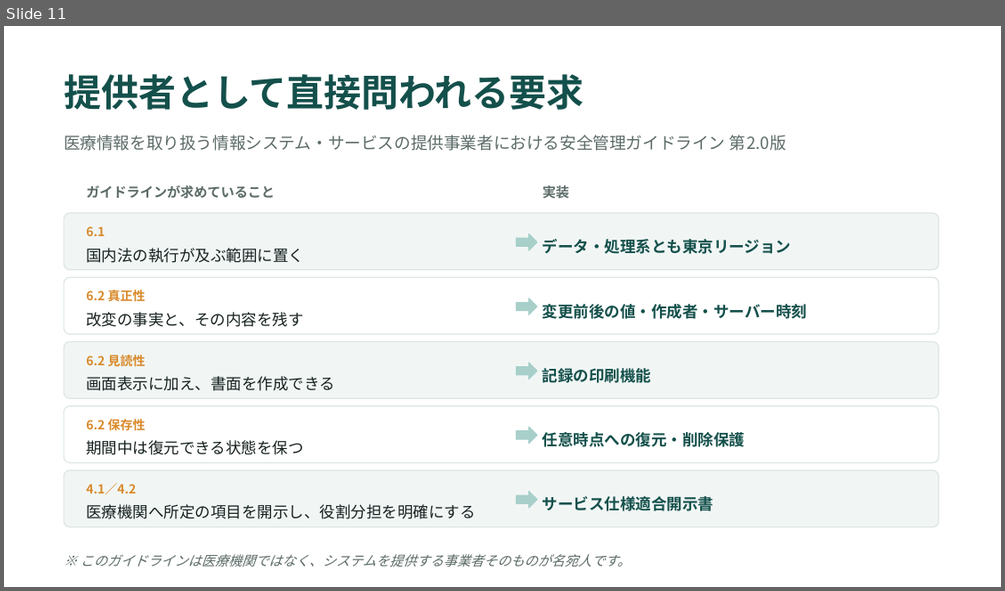
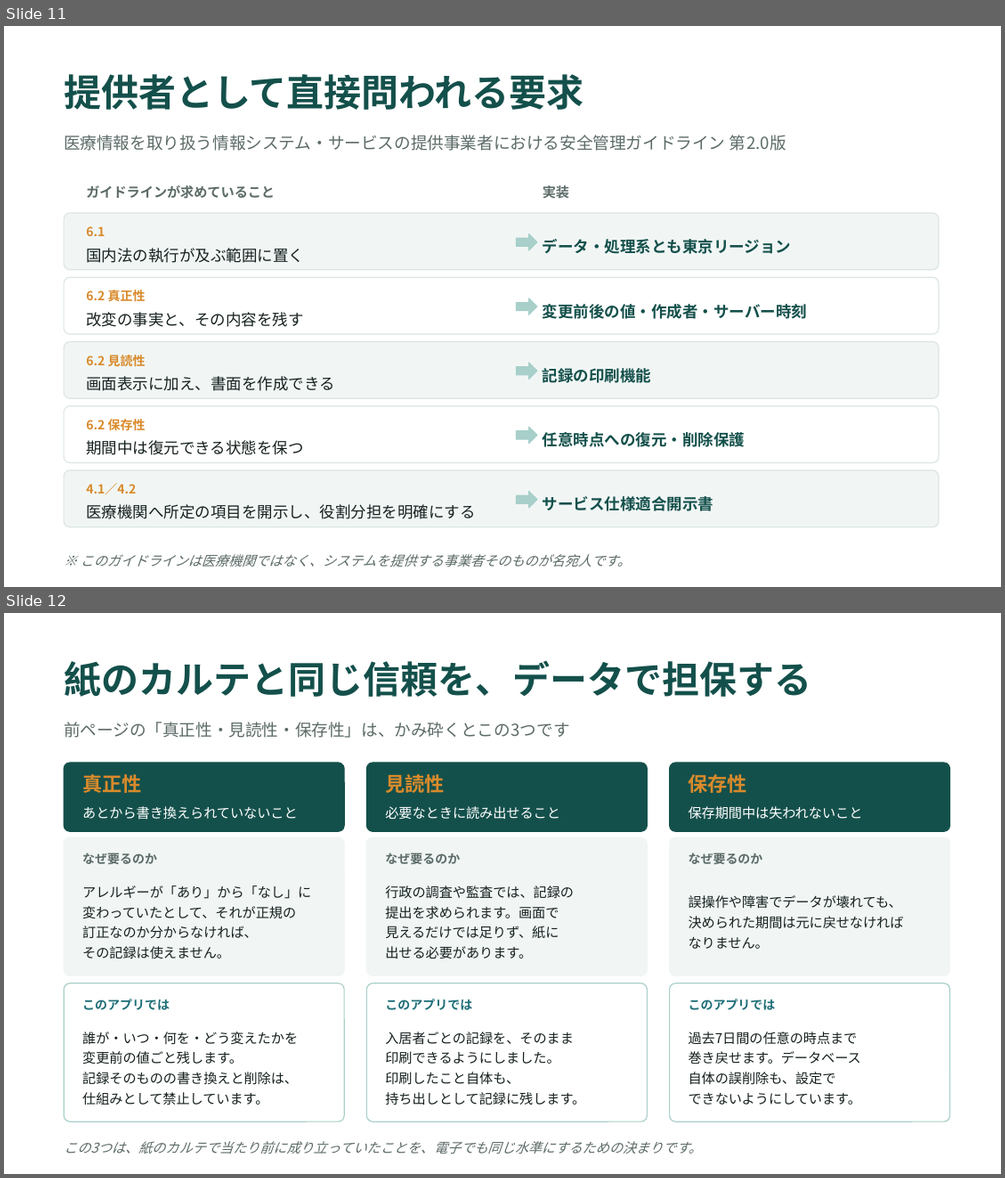
Before and after one commit to taisako082600-spec/pharmacare, a slide deck: PharmaCare_紹介資料.pptx. Shown one above the other, each under a label of ours: slide 11 before the commit, slides 11 and 12 after it. The pictures are 1005x591 and 1005x1178 pixels, drawn with LibreOffice and Linux fonts; fonts in the diff are those of the drawing. Boxes give left, top, right and bottom in pixels: in the first picture for what was removed or moved away, otherwise in the second. Text is boxed around its words. In the diff, an @@ line names an element or a change of style, - is before the commit and + after.

```diff
--- a/PharmaCare_紹介資料.pptx
+++ b/PharmaCare_紹介資料.pptx
@@ slide 12 added at (4, 613, 1001, 1174), background #FFFFFF @@
@@ text added at (64, 660, 811, 697), 36 pt, text #14504B, bold @@
+紙のカルテと同じ信頼を、データで担保する
@@ text added at (64, 722, 570, 738), 16 pt, text #5C6B68 @@
+前ページの「真正性・見読性・保存性」は、かみ砕くとこの3つです
@@ rounded rectangle added at (64, 763, 344, 831), fill #14504B, outline #14504B 1 pt @@
@@ rounded rectangle added at (367, 763, 647, 831), fill #14504B, outline #14504B 1 pt @@
@@ rounded rectangle added at (670, 763, 950, 831), fill #14504B, outline #14504B 1 pt @@
@@ text added at (82, 774, 141, 793), 19 pt, text #D98A2B, bold @@
+真正性
@@ text added at (385, 774, 444, 793), 19 pt, text #D98A2B, bold @@
+見読性
@@ text added at (688, 774, 747, 793), 19 pt, text #D98A2B, bold @@
+保存性
@@ text added at (82, 806, 298, 819), 13 pt, text #FFFFFF @@
+あとから書き換えられていないこと
@@ text added at (385, 806, 560, 819), 13 pt, text #FFFFFF @@
+必要なときに読み出せること
@@ text added at (688, 806, 863, 819), 13 pt, text #FFFFFF @@
+保存期間中は失われないこと
@@ rounded rectangle added at (64, 837, 344, 976), fill #F1F6F5, outline #F1F6F5 1 pt @@
@@ text added at (82, 852, 157, 864), 12 pt, text #5C6B68, bold @@
+なぜ要るのか
@@ rounded rectangle added at (367, 837, 647, 976), fill #F1F6F5, outline #F1F6F5 1 pt @@
@@ text added at (385, 852, 460, 864), 12 pt, text #5C6B68, bold @@
+なぜ要るのか
@@ rounded rectangle added at (670, 837, 950, 976), fill #F1F6F5, outline #F1F6F5 1 pt @@
@@ text added at (688, 852, 763, 864), 12 pt, text #5C6B68, bold @@
+なぜ要るのか
@@ text added at (82, 885, 311, 958), 13 pt, text #16211F @@
+アレルギーが「あり」から「なし」に
+変わっていたとして、それが正規の
+訂正なのか分からなければ、
+その記録は使えません。
@@ text added at (385, 885, 574, 958), 13 pt, text #16211F @@
+行政の調査や監査では、記録の
+提出を求められます。画面で
+見えるだけでは足りず、紙に
+出せる必要があります。
@@ text added at (688, 895, 904, 949), 13 pt, text #16211F @@
+誤操作や障害でデータが壊れても、
+決められた期間は元に戻せなければ
+なりません。
@@ rounded rectangle added at (64, 983, 344, 1121), fill #FFFFFF, outline #A8CFC9 1 pt @@
@@ rounded rectangle added at (367, 983, 647, 1121), fill #FFFFFF, outline #A8CFC9 1 pt @@
@@ rounded rectangle added at (670, 983, 950, 1121), fill #FFFFFF, outline #A8CFC9 1 pt @@
@@ text added at (82, 998, 170, 1010), 12 pt, text #1F6F78, bold @@
+このアプリでは
@@ text added at (385, 998, 472, 1010), 12 pt, text #1F6F78, bold @@
+このアプリでは
@@ text added at (688, 998, 776, 1010), 12 pt, text #1F6F78, bold @@
+このアプリでは
@@ text added at (82, 1031, 298, 1105), 13 pt, text #16211F @@
+誰が・いつ・何を・どう変えたかを
+変更前の値ごと残します。
+記録そのものの書き換えと削除は、
+仕組みとして禁止しています。
@@ text added at (385, 1031, 585, 1105), 13 pt, text #16211F @@
+入居者ごとの記録を、そのまま
+印刷できるようにしました。
+印刷したこと自体も、
+持ち出しとして記録に残します。
@@ text added at (688, 1031, 861, 1104), 13 pt, text #16211F @@
+過去7日間の任意の時点まで
+巻き戻せます。データベース
+自体の誤削除も、設定で
+できないようにしています。
@@ text added at (64, 1141, 702, 1153), 13 pt, text #5C6B68, italic @@
+この3つは、紙のカルテで当たり前に成り立っていたことを、電子でも同じ水準にするための決まりです。
```
Also in this commit, not shown: 3 slides changed, 3 other files.
